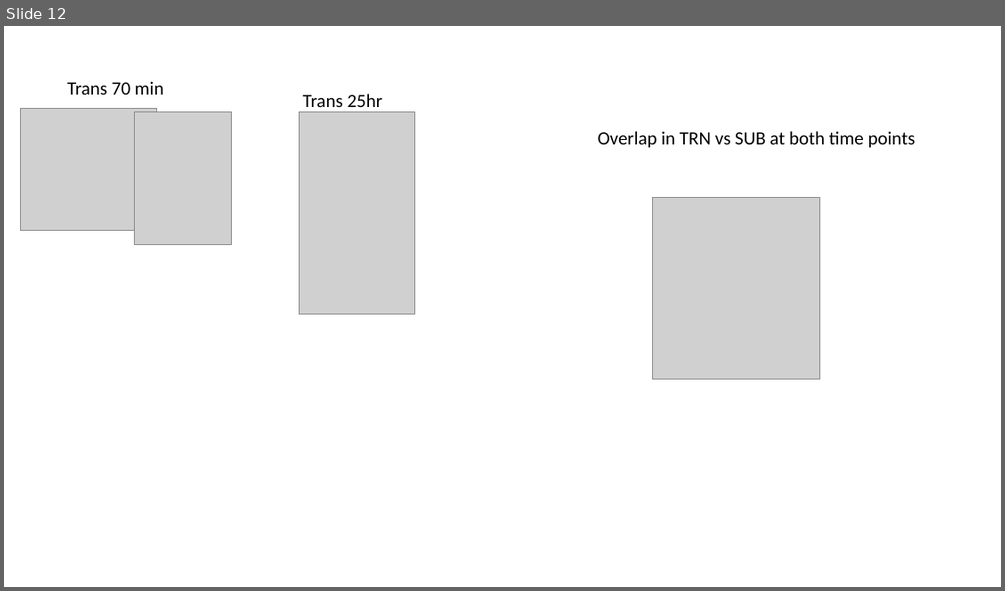
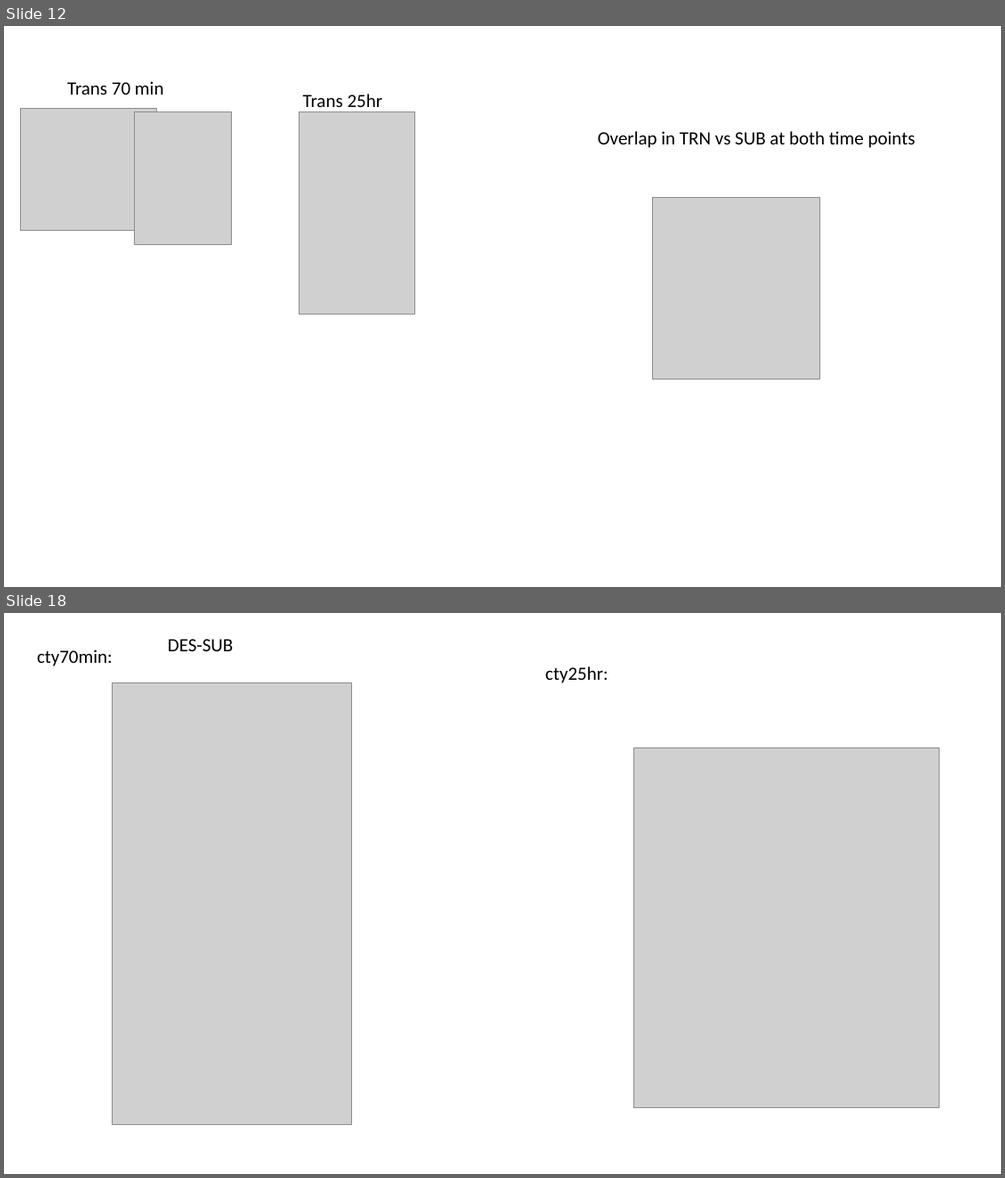
Before and after one commit to ty14/Transition25hr_Manuscript, a slide deck: manuscript/manuscript_figures/mPFC_manuscript_figures.pptx. Shown one above the other, each under a label of ours: slide 12 before the commit, slides 12 and 18 after it; the slides between them are not shown. The pictures are 1005x591 and 1005x1178 pixels, drawn with LibreOffice and Linux fonts; fonts in the diff are those of the drawing; grey boxes stand for pictures. Boxes give left, top, right and bottom in pixels: in the first picture for what was removed or moved away, otherwise in the second. Text is boxed around its words. In the diff, an @@ line names an element or a change of style, - is before the commit and + after.

```diff
--- a/manuscript/manuscript_figures/mPFC_manuscript_figures.pptx
+++ b/manuscript/manuscript_figures/mPFC_manuscript_figures.pptx
@@ slide 18 added at (x1=4, y1=613, x2=1001, y2=1174), background #FFFFFF @@
@@ text added at (x1=168, y1=639, x2=233, y2=651), 18 pt, text #000000 @@
+DES-SUB
@@ text added at (x1=37, y1=649, x2=113, y2=666), 18 pt, text #000000 @@
+cty70min:
@@ picture added at (x1=113, y1=682, x2=352, y2=1125) @@
@@ text added at (x1=545, y1=666, x2=608, y2=683), 18 pt, text #000000 @@
+cty25hr:
@@ picture added at (x1=633, y1=747, x2=938, y2=1107) @@
```
Also in this commit, not shown: 11 other slides added, 11 other files.
